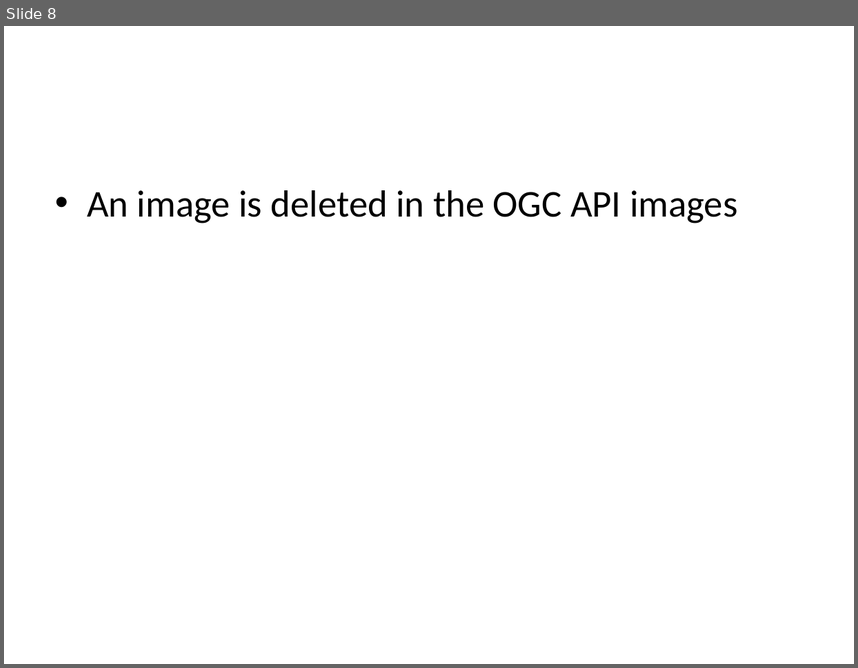
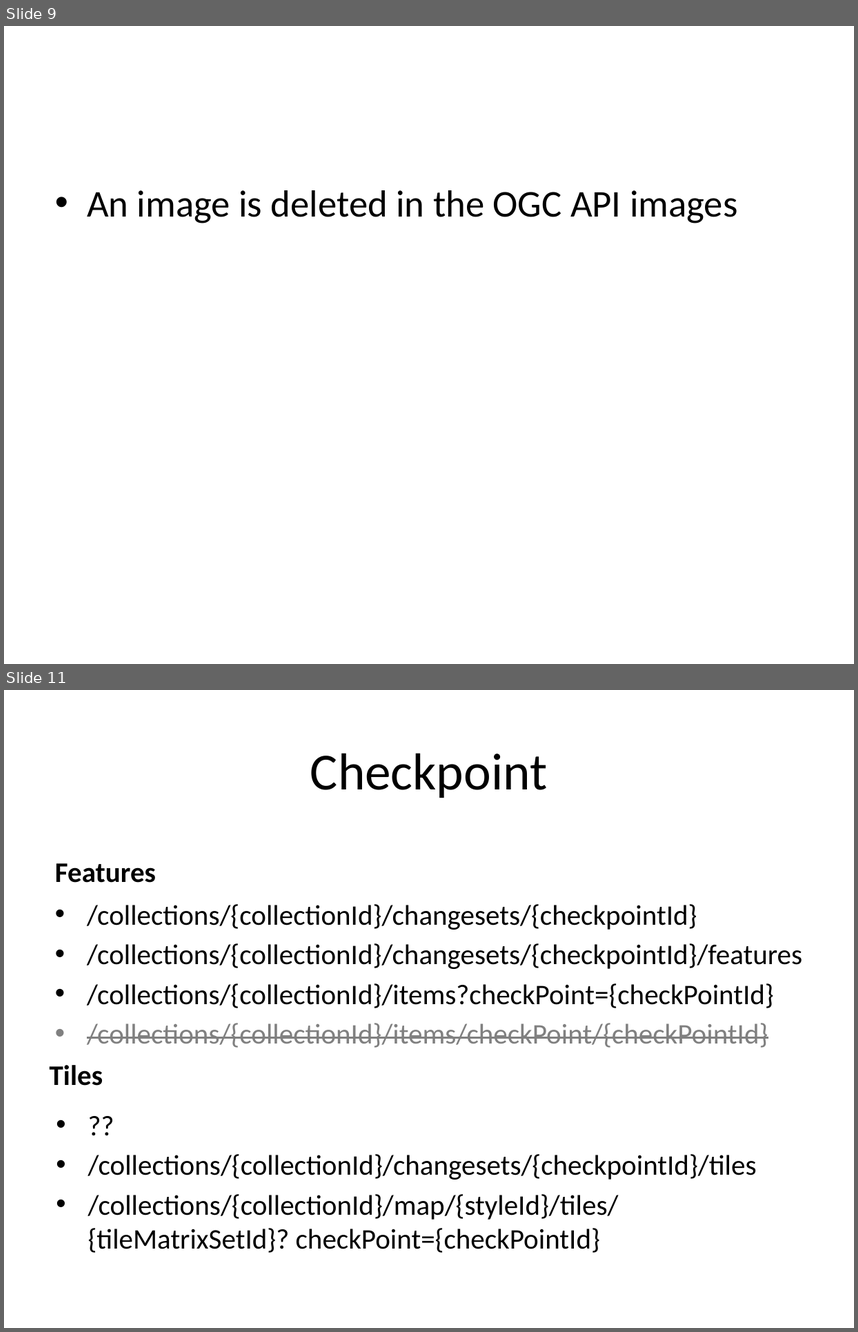
Before and after one commit to opengeospatial/ogcapi-maps, a slide deck: standard/images/diagrams.pptx. Shown one above the other, each under a label of ours: slide 8 before the commit, slides 9 and 11 after it; the slides between them are not shown. The pictures are 858x668 and 858x1332 pixels, drawn with LibreOffice and Linux fonts; fonts in the diff are those of the drawing. Boxes give left, top, right and bottom in pixels: in the first picture for what was removed or moved away, otherwise in the second. Text is boxed around its words. In the diff, an @@ line names an element or a change of style, - is before the commit and + after.

Commit message:
Added checkpoint in the OpenAPI examples

```diff
--- a/standard/images/diagrams.pptx
+++ b/standard/images/diagrams.pptx
@@ slide 11 added at (x1=4, y1=690, x2=854, y2=1328), background #FFFFFF @@
@@ title added at (x1=310, y1=753, x2=547, y2=798), 44 pt, text #000000 @@
+Checkpoint
@@ text added at (x1=55, y1=863, x2=156, y2=883), 24 pt, text #000000, bold @@
+Features
@@ text added at (x1=87, y1=904, x2=802, y2=1047), 24 pt, text #000000 @@
+• /collections/{collectionId}/changesets/{checkpointId}
+• /collections/{collectionId}/changesets/{checkpointId}/features
+• /collections/{collectionId}/items?checkPoint={checkPointId}
+• /collections/{collectionId}/items/checkPoint/{checkPointId}
@@ text added at (x1=50, y1=1065, x2=103, y2=1085), 24 pt, text #000000, bold @@
+Tiles
@@ text added at (x1=88, y1=1154, x2=757, y2=1252), 24 pt, text #000000 @@
+• ??
+• /collections/{collectionId}/changesets/{checkpointId}/tiles
+• /collections/{collectionId}/map/{styleId}/tiles/{tileMatrixSetId}? checkPoint={checkPointId}
@@ what was slide 8 is now slide 9 @@
```
Also in this commit, not shown: 1 slide changed, 2 other slides added, 4 other files.
